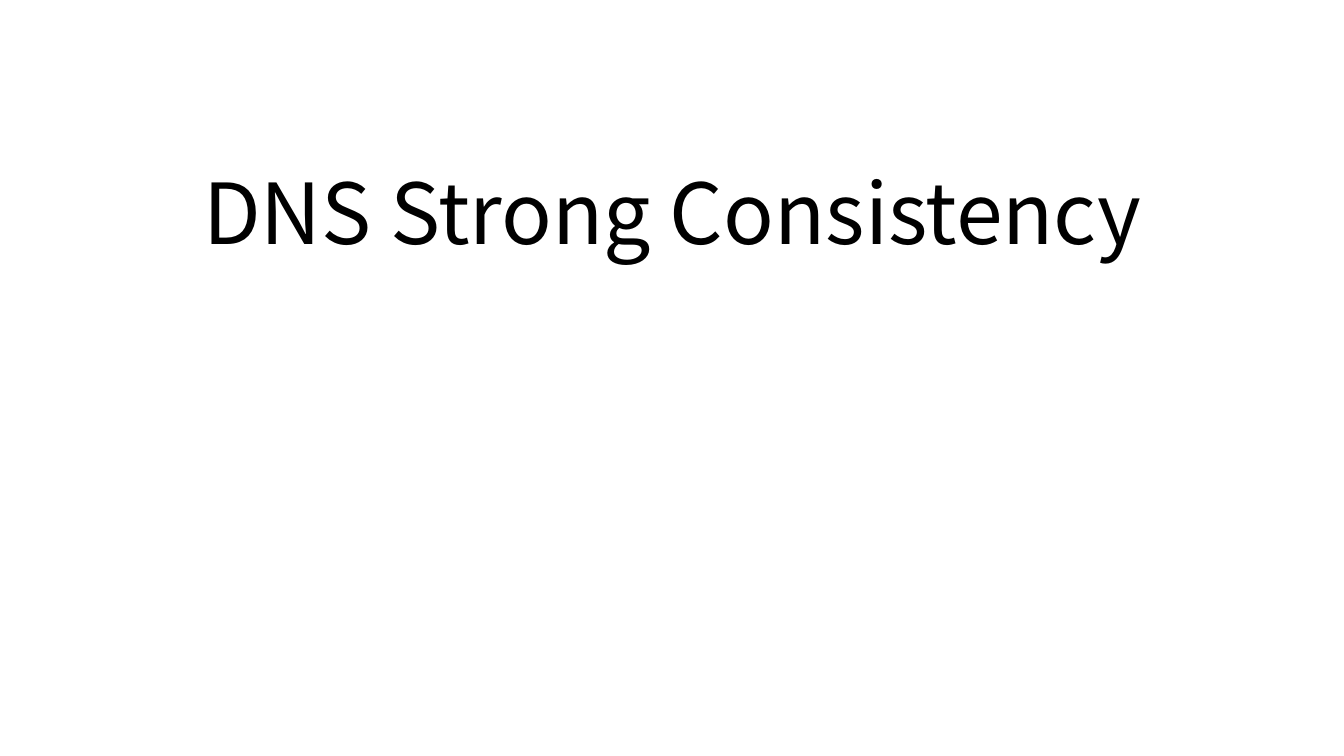
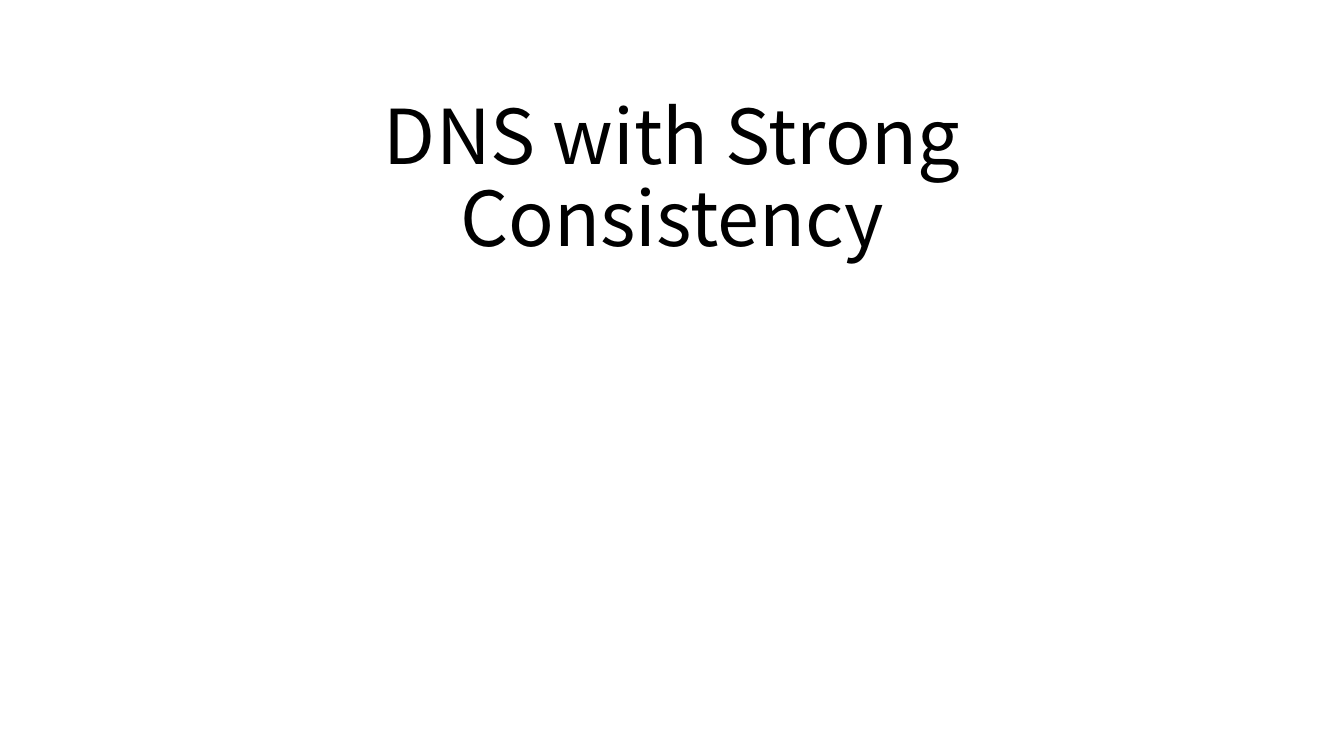
Before and after one commit to HumphreyChou/DNS-on-CRAQ, a slide deck: slide 1 of presentation/DNS_strong_consistency.pptx. Drawn at 1344x756 pixels with LibreOffice and Linux fonts; fonts in the diff are those of the drawing. Boxes give left, top, right and bottom in pixels: in the first picture for what was removed or moved away, otherwise in the second. Text is boxed around its words. In the diff, an @@ line names an element or a change of style, - is before the commit and + after.

```diff
--- a/presentation/DNS_strong_consistency.pptx
+++ b/presentation/DNS_strong_consistency.pptx
@@ title at (384,103,960,264): text changed; size 60 to 54 pt @@
-DNS Strong Consistency
+DNS with Strong Consistency
```
Also in this commit, not shown: 1 other slide changed, 1 slide added, 1 slide removed, 1 other file.
